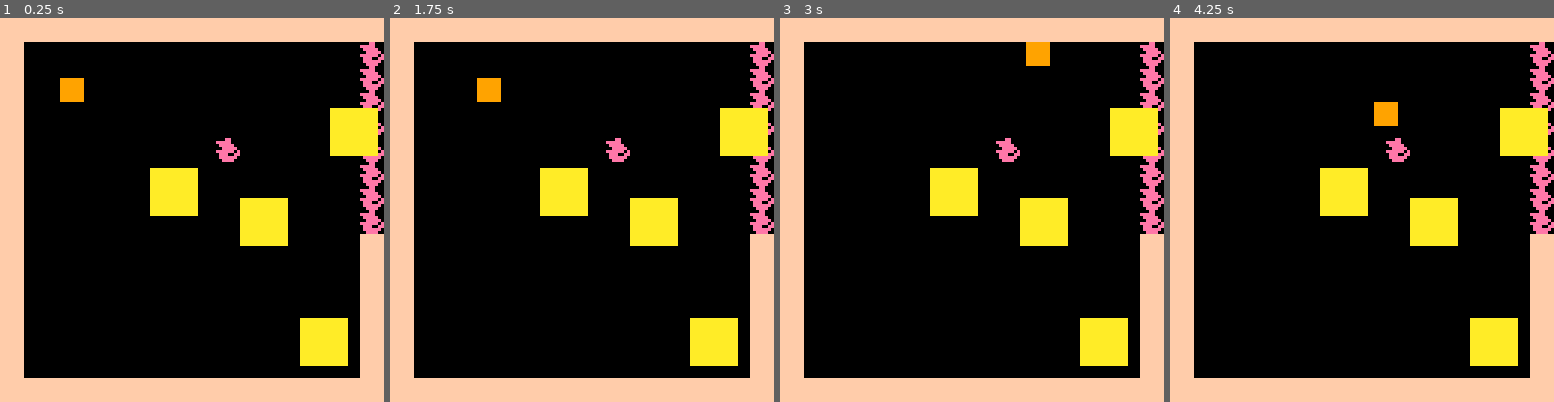
Above: before the commit, frames 1-4 (left to right).
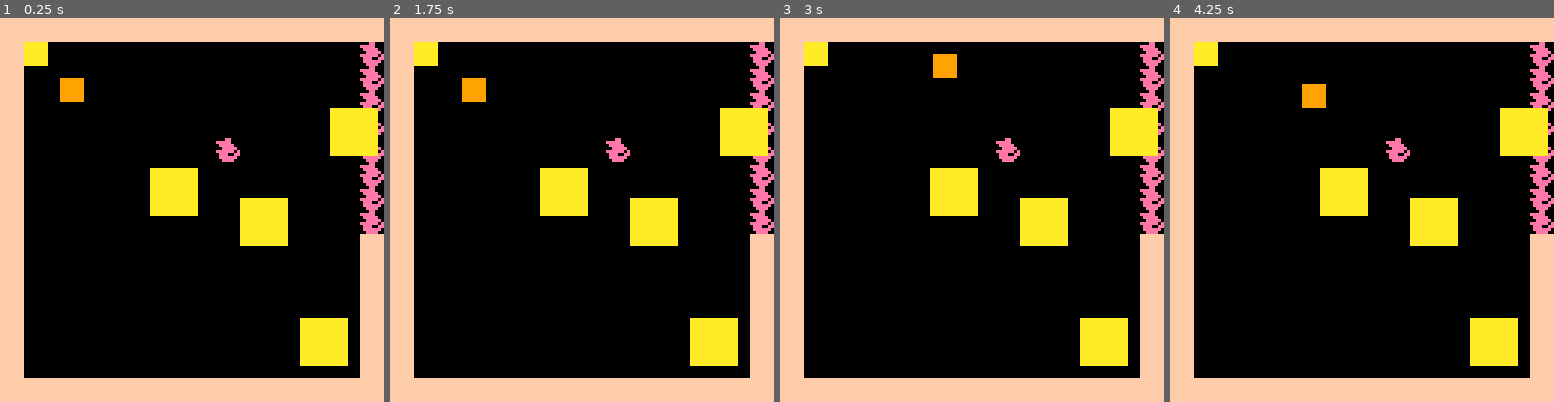
Above: after the commit, the same moments.

Repository: jmahoney/spade
Game: PICO-8 cartridge collide.p8
Two runs of this game, one before a commit and one after it. Both use one fixed random seed, a clock stepped at 60 frames per second and the inputs below.
Inputs:
- Up to frame 1 (0.25 s): no input
- Up to frame 2 (1.75 s): hold Right from 1.6 s (still down)
- Up to frame 3 (3 s): release Right at 2.1 s; hold Up 2.15-2.42 s; hold Right from 2.47 s (still down)
- Up to frame 4 (4.25 s): release Right at 3.03 s; hold Left 3.08-3.58 s; hold Down 3.63-3.97 s; hold Right from 4.02 s (still down)

The runs differ from the first frame. In frame 1, 0.4% of the frame differs, in the area x 6-13%, y 6-13%; in frame 2, 0.9%; in frame 3, 1.2%, in the area x 6-71%, y 6-16%; in frame 4, 1.2%.

Commit message:
checking an off by one error

Diff:
--- a/collide.p8
+++ b/collide.p8
@@ -20,6 +20,7 @@
    self.w_sprite = init.w_sprite or 2
    self.h_sprite = init.h_sprite or 2
    self.sprite = init.sprite or 2
+   self.s = init.s or 0
    self.draw = init.draw or obj.draw
    self.move = init.move
    return self
@@ -33,10 +34,10 @@
    local dx = 0
    local dy = 0
 
-   if btn(0) then dx = -1 end
-   if btn(1) then dx = 1 end
-   if btn(2) then dy = -1 end
-   if btn(3) then dy = 1 end
+   if btn(0) then dx = -self.s end
+   if btn(1) then dx = self.s end
+   if btn(2) then dy = -self.s end
+   if btn(3) then dy = self.s end
 
    for rock in all(rocks) do
       if box_hit(self.x+dx, self.y,
@@ -95,22 +96,23 @@
 end
 
 function map_hit(x,y,w,h)
-  local hit=false
-  for i=x,x+w do
-    if (fget(mget(i/8,y/8))>0) or
-         (fget(mget(i/8,(y+h)/8))>0) then
-          hit=true
-    end
-  end
+   local hit=false
 
-  for i=y,y+h,h do
-    if (fget(mget(x/8,i/8))>0) or
-         (fget(mget((x+w)/8,i/8))>0) then
-          hit=true
-    end
-  end
+   for i=x,x+w do
+      if (fget(mget(i/8,y/8))>0) or
+      (fget(mget(i/8,(y+h)/8))>0) then
+	 hit=true
+      end
+   end
 
-  return hit
+   for i=y,y+h do
+      if (fget(mget(x/8,i/8))>0) or
+      (fget(mget((x+w)/8,i/8))>0) then
+	 hit=true
+      end
+   end
+
+   return hit
 end
 
 
@@ -124,8 +126,11 @@
    		    h_px = 8,
    		    w_sprite = 1,
    		    h_sprite = 1,
+		    s = 0.5,
    		    move = mover.move
    })
+   printh(mget(0,0))
+   printh(mget(120/8,120/8))
 end
 
 function _update60()
@@ -170,7 +175,7 @@
 0000000000000000000000000000000000000000000000000000000000000000000000000000000000000000000000000000000000000000000000000000000000000000000000000000000000000000000000000000000000000000000000000000000000000000000000000000000000000000000000000000000000000000
 __map__
 0404040404040404040404040404040400000000000000000000000000000000000000000000000000000000000000000000000000000000000000000000000000000000000000000000000000000000000000000000000000000000000000000000000000000000000000000000000000000000000000000000000000000000
-0400000000000000000000000000002000000000000000000000000000000000000000000000000000000000000000000000000000000000000000000000000000000000000000000000000000000000000000000000000000000000000000000000000000000000000000000000000000000000000000000000000000000000
+0402000000000000000000000000002000000000000000000000000000000000000000000000000000000000000000000000000000000000000000000000000000000000000000000000000000000000000000000000000000000000000000000000000000000000000000000000000000000000000000000000000000000000
 0400000000000000000000000000002000000000000000000000000000000000000000000000000000000000000000000000000000000000000000000000000000000000000000000000000000000000000000000000000000000000000000000000000000000000000000000000000000000000000000000000000000000000
 0400000000000000000000000000002000000000000000000000000000000000000000000000000000000000000000000000000000000000000000000000000000000000000000000000000000000000000000000000000000000000000000000000000000000000000000000000000000000000000000000000000000000000
 0400000000000000000000000000002000000000000000000000000000000000000000000000000000000000000000000000000000000000000000000000000000000000000000000000000000000000000000000000000000000000000000000000000000000000000000000000000000000000000000000000000000000000
